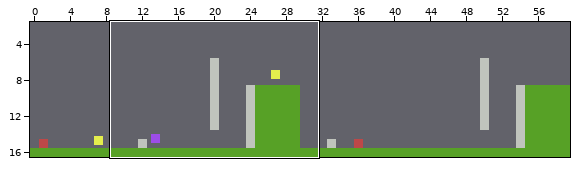
Tiled map (JSON): assets/images/tilemap/tilemap.json. The picture above shows the old version from afar; the outline marks the close-up.
Close-up. Old version:
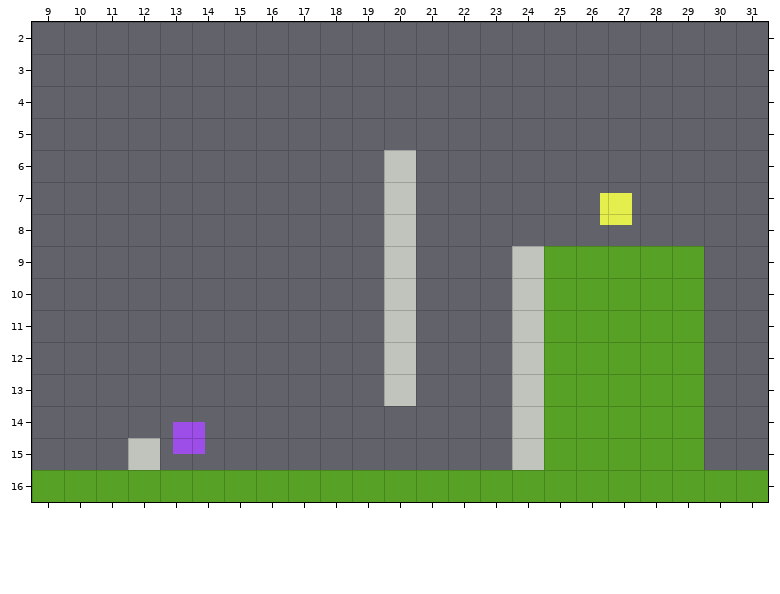
Cells are 32x32 px. Shown: x 9..31, y 2..16. The commit also changed other parts of the map, which this record leaves out.
Once edited:
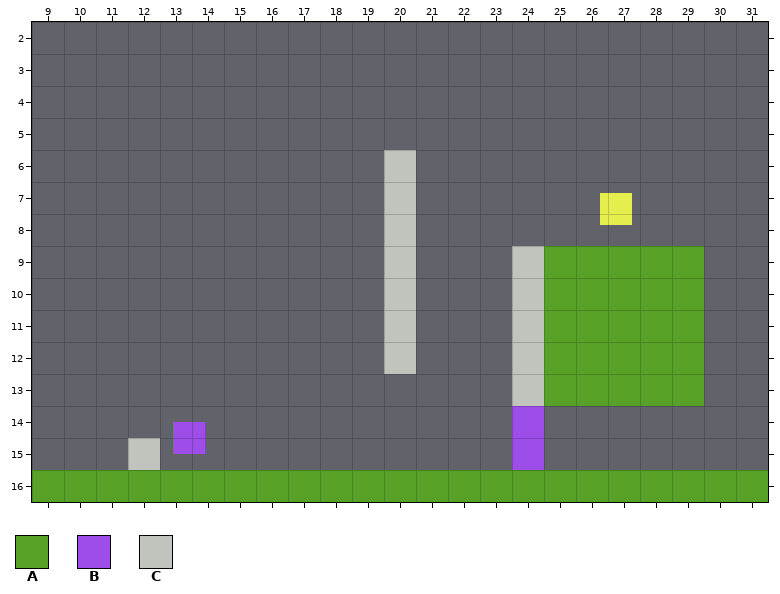
Key: from "tileset": A 0, B 2, C 4.
_ is an empty cell.
Objects are placed by their top-left corner, in cells (3,4 is the top-left corner of cell 3,4); size is 1x1 cell unless given.
Diff:
Layer "objectsLayer":
A new object: B at 24,14.
A new object: B at 24,15.
Layer "wallsLayer":
The author cleared tile C in row 13 at x 20; in rows 14 to 15 at x 24.
Layer "platformsLayer":
The author cleared tile A in rows 14 to 15 at x 25 to 29.
Boxes around the changes in both close-ups, in picture pixels (x1, y1, x2, y2):
removed: (384, 374, 416, 406)
changed: (512, 406, 704, 470)
